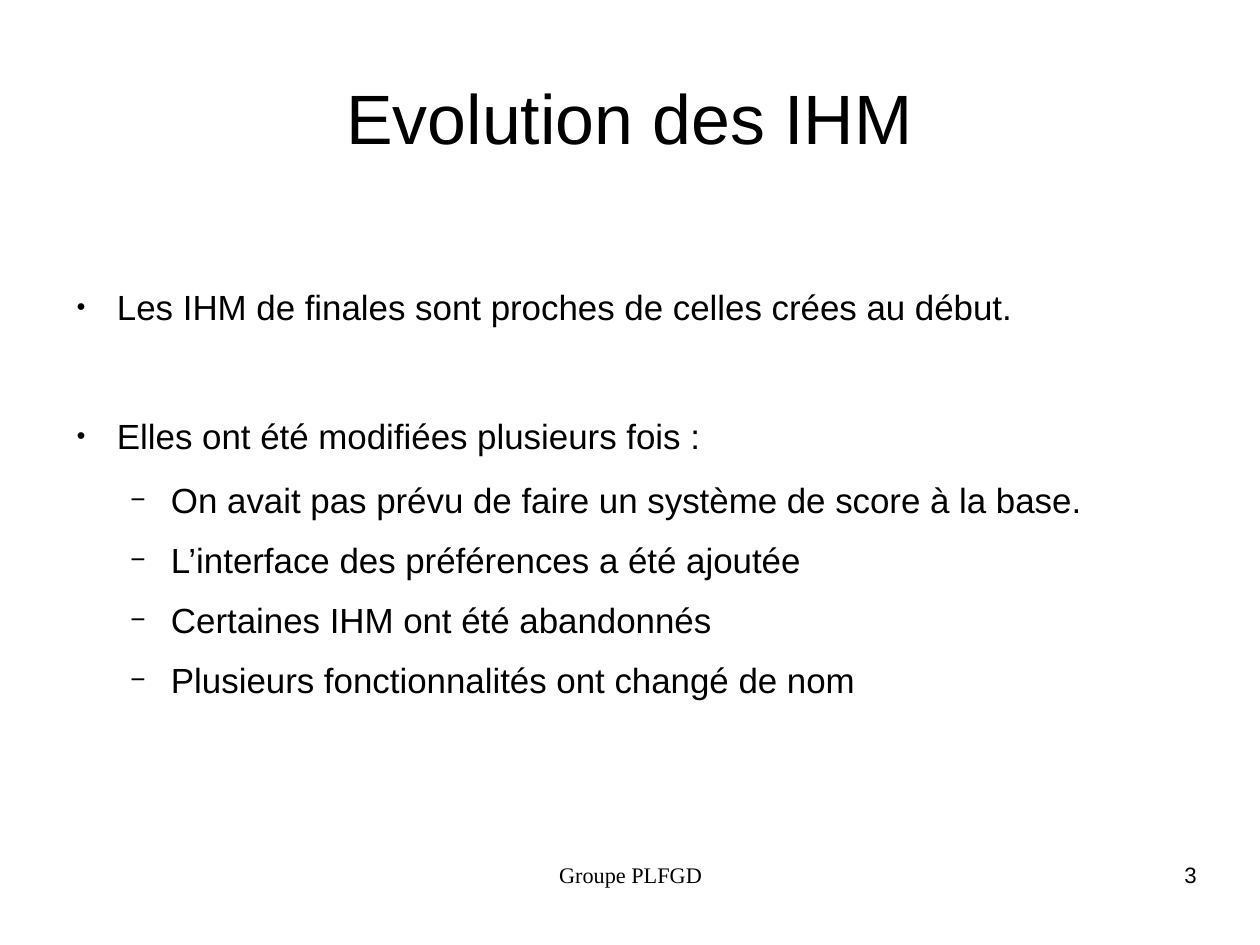
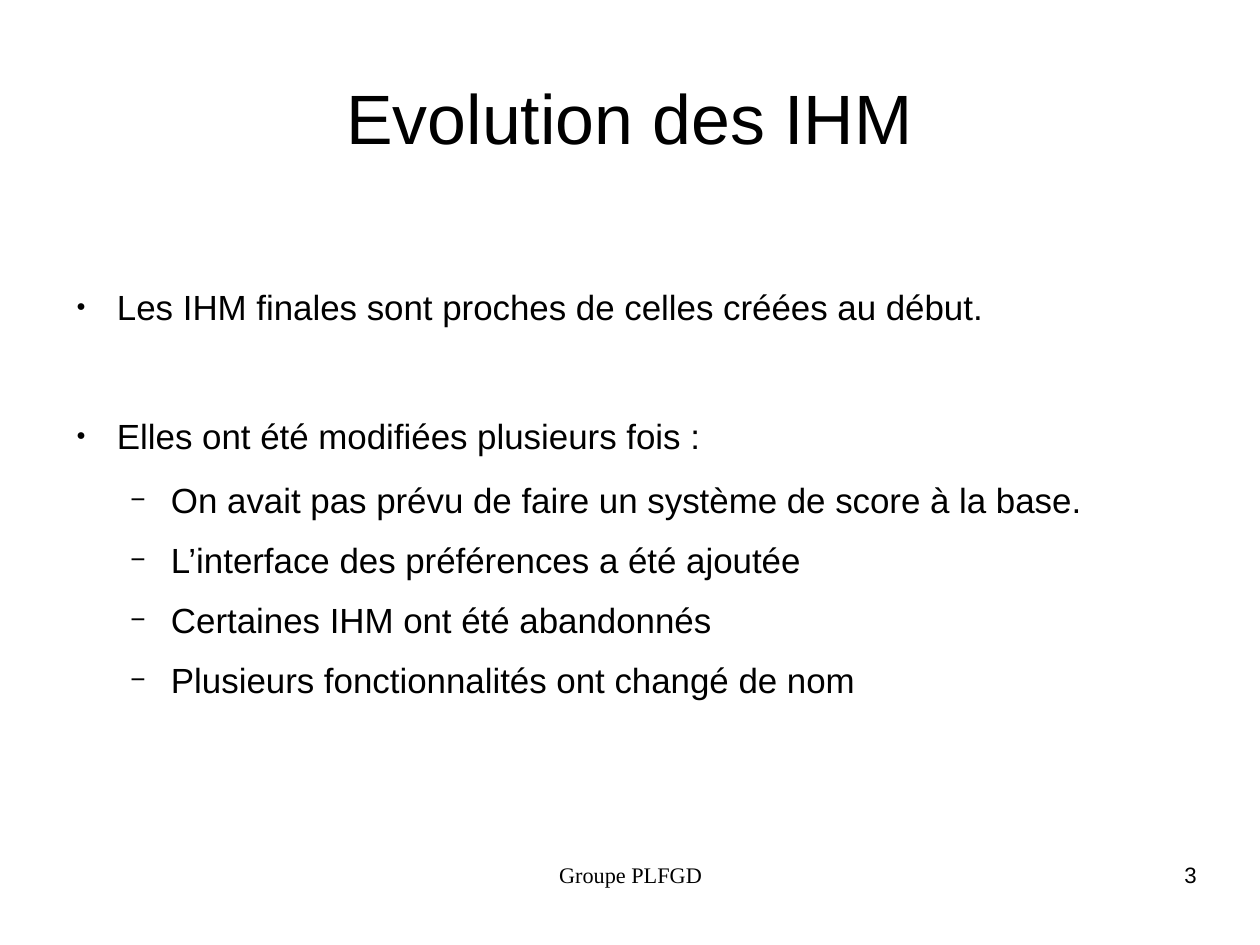
Before and after one commit to Ainorte/PLFGD, a slide deck: slide 3 of Documentation/Diapo.odp. Drawn at 1260x945 pixels with LibreOffice and Linux fonts; fonts in the diff are those of the drawing. Boxes give left, top, right and bottom in pixels: in the first picture for what was removed or moved away, otherwise in the second. Text is boxed around its words. In the diff, an @@ line names an element or a change of style, - is before the commit and + after.

```diff
--- a/Documentation/Diapo.odp
+++ b/Documentation/Diapo.odp
@@ text at <box>117,294,983,327</box>: text changed @@
-● Les IHM de finales sont proches de celles crées au début.
+● Les IHM finales sont proches de celles créées au début.
```
Also in this commit, not shown: 1 other slide changed, 1 other file.
